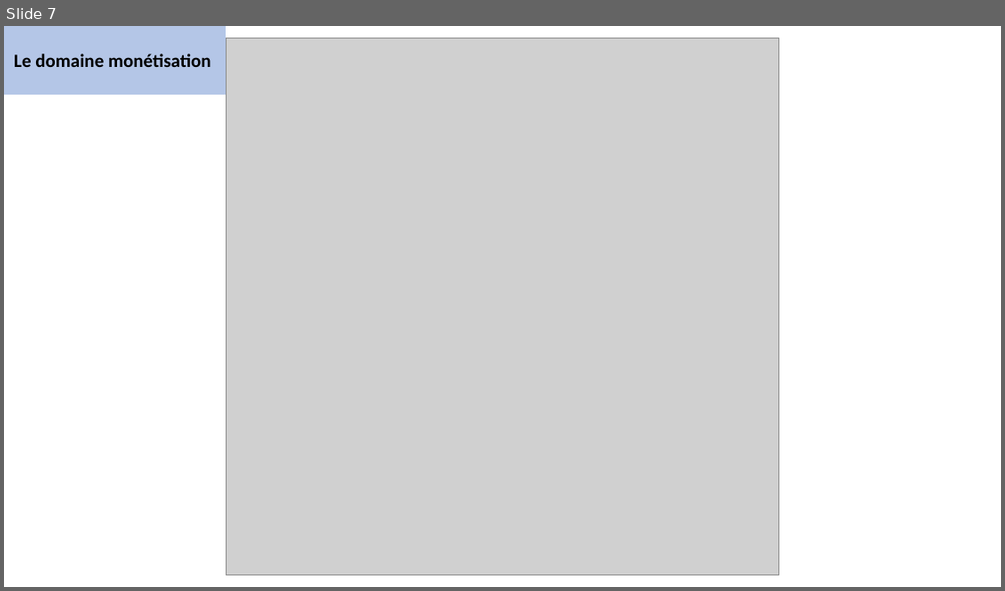
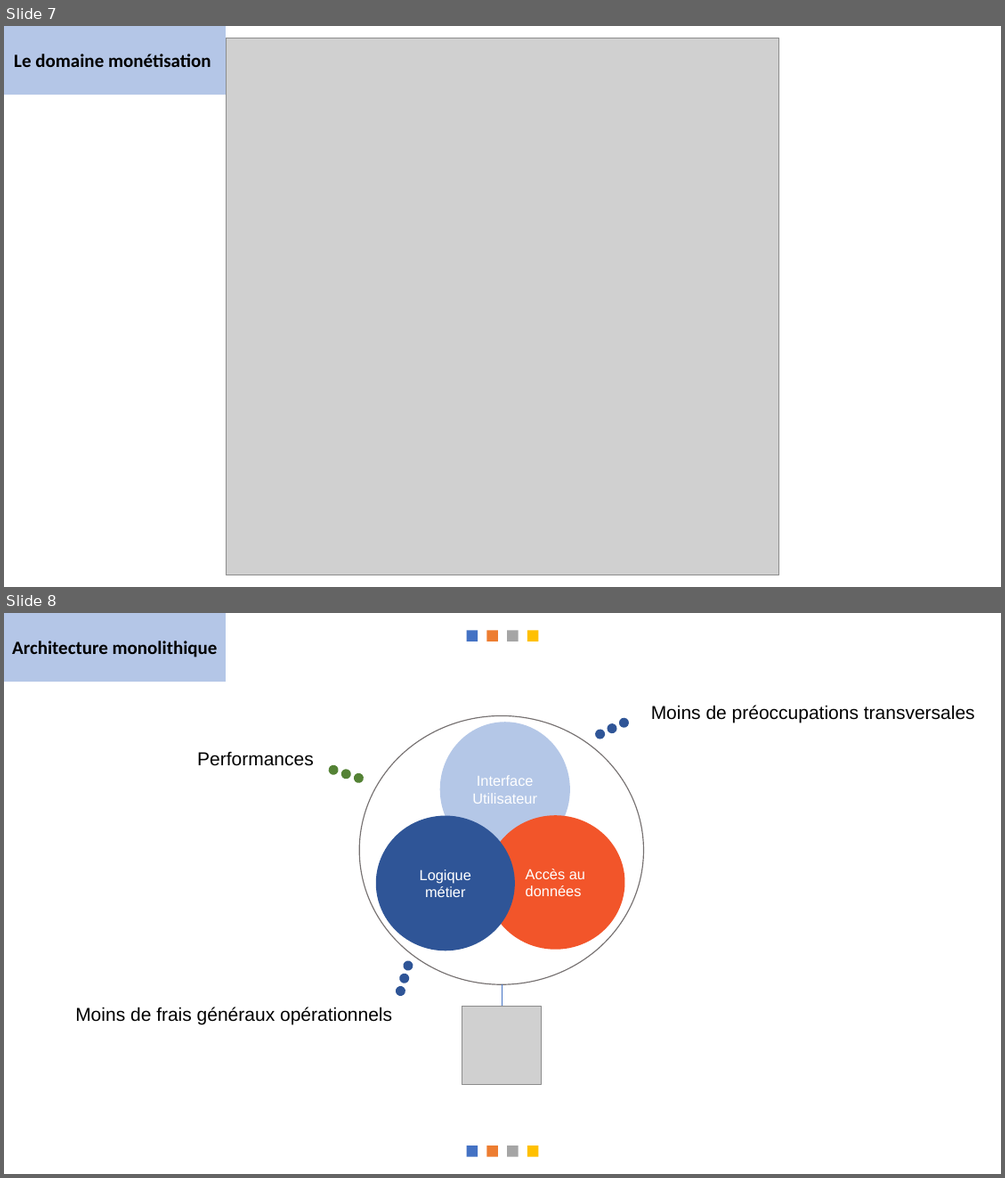
Before and after one commit to messaoudibrahim/Memoire, a slide deck: DIAPO/Présentation.pptx. Shown one above the other, each under a label of ours: slide 7 before the commit, slides 7 and 8 after it. The pictures are 1005x591 and 1005x1178 pixels, drawn with LibreOffice and Linux fonts; fonts in the diff are those of the drawing; grey boxes stand for pictures. Boxes give left, top, right and bottom in pixels: in the first picture for what was removed or moved away, otherwise in the second. Text is boxed around its words. In the diff, an @@ line names an element or a change of style, - is before the commit and + after.

```diff
--- a/DIAPO/Présentation.pptx
+++ b/DIAPO/Présentation.pptx
@@ slide 8 added at (4, 613, 1001, 1174), background #FFFFFF @@
@@ rectangle added at (4, 613, 226, 682), fill #4472C4 at 40% opacity, 18 pt, text #000000, bold @@
+Architecture monolithique
@@ group added at (466, 630, 539, 641): 4 rectangles @@
@@ ellipse added at (359, 715, 643, 984), fill #FFFFFF, outline #767171 1 pt @@
@@ ellipse added at (618, 716, 631, 729), fill #2F5597 @@
@@ text added at (651, 705, 975, 723), 18 pt, text #000000 @@
+Moins de préoccupations transversales
@@ ellipse added at (440, 722, 570, 858), fill #B4C7E7, 14 pt, text #FFFFFF @@
+Interface Utilisateur
@@ ellipse added at (594, 727, 607, 740), fill #2F5597 @@
@@ ellipse added at (606, 722, 619, 735), fill #2F5597 @@
@@ text added at (197, 751, 314, 766), 18 pt, text #000000 @@
+Performances
@@ ellipse added at (327, 763, 340, 776), fill #548235 @@
@@ ellipse added at (340, 768, 352, 780), fill #548235 @@
@@ ellipse added at (353, 771, 365, 784), fill #548235 @@
@@ ellipse added at (376, 816, 515, 951), fill #2F5597, 14 pt, text #FFFFFF @@
+Logique métier
@@ ellipse added at (486, 815, 625, 949), fill #F2552A, 14 pt, text #FFFFFF @@
+Accès au données
@@ ellipse added at (402, 959, 414, 972), fill #2F5597 @@
@@ ellipse added at (395, 985, 407, 997), fill #2F5597 @@
@@ ellipse added at (398, 973, 411, 984), fill #2F5597 @@
@@ line added from (502, 1013) to (502, 985), #4472C4 0.5 pt @@
@@ text added at (75, 1006, 392, 1025), 18 pt, text #000000 @@
+Moins de frais généraux opérationnels
@@ picture added at (462, 1005, 541, 1084) @@
@@ group added at (466, 1145, 539, 1157): 4 rectangles @@
```
Also in this commit, not shown: 3 slides changed, 1 other slide added.
